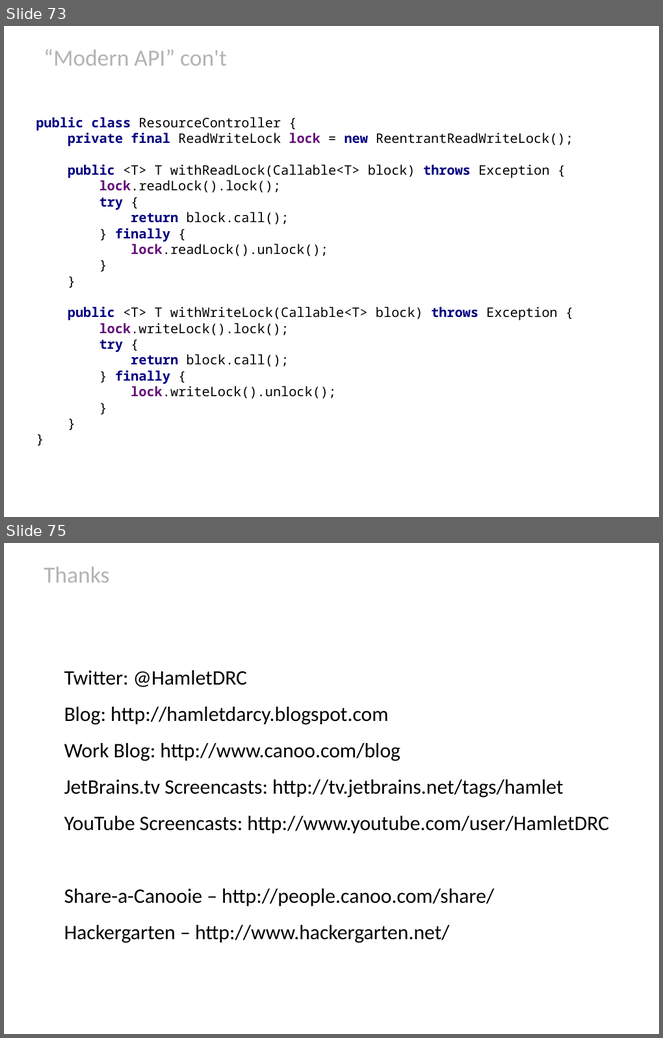
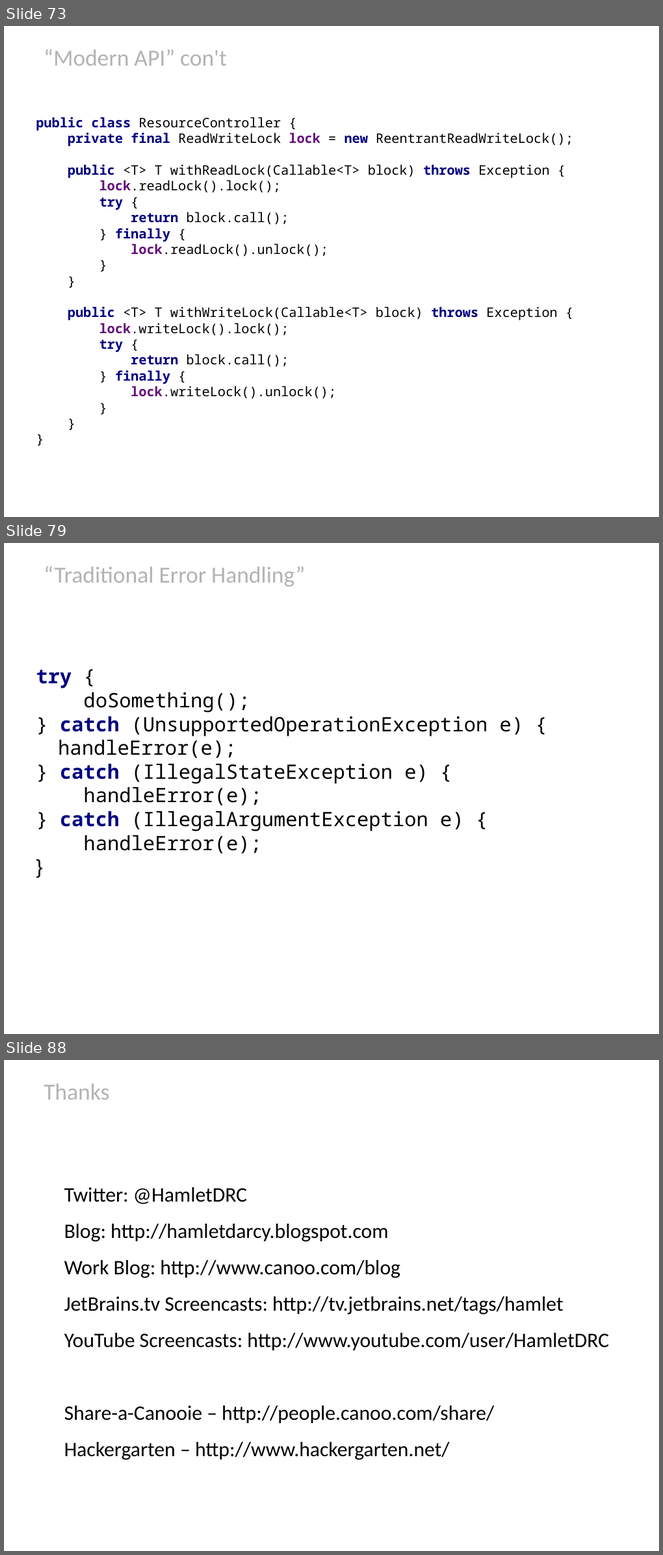
Before and after one commit to HamletDRC/presentations, a slide deck: javaboilerplatebusters/BoilerPlateBusters_Confess.odp. Shown one above the other, each under a label of ours: slides 73 and 75 before the commit, slides 73, 79 and 88 after it; the slides between them are not shown. The pictures are 663x1038 and 663x1555 pixels, drawn with LibreOffice and Linux fonts; fonts in the diff are those of the drawing; background and template pictures are left out. Boxes give left, top, right and bottom in pixels: in the first picture for what was removed or moved away, otherwise in the second. Text is boxed around its words. In the diff, an @@ line names an element or a change of style, - is before the commit and + after.

```diff
--- a/javaboilerplatebusters/BoilerPlateBusters_Confess.odp
+++ b/javaboilerplatebusters/BoilerPlateBusters_Confess.odp
@@ slide 79 added at box(4, 543, 659, 1034), background picture (left out) @@
@@ title added at box(44, 566, 305, 587), 28 pt, text #B3B3B3 @@
+“Traditional Error Handling”
@@ subtitle added at box(36, 670, 524, 854), 24 pt, text #000000 @@
+try {
+doSomething();
+} catch (UnsupportedOperationException e) {
+handleError(e);
+} catch (IllegalStateException e) {
+handleError(e);
+} catch (IllegalArgumentException e) {
+handleError(e);
+}
@@ what was slide 75 is now slide 88 @@
```
Also in this commit, not shown: 1 slide changed, 13 other slides added, 1 slide removed, 11 other files.
